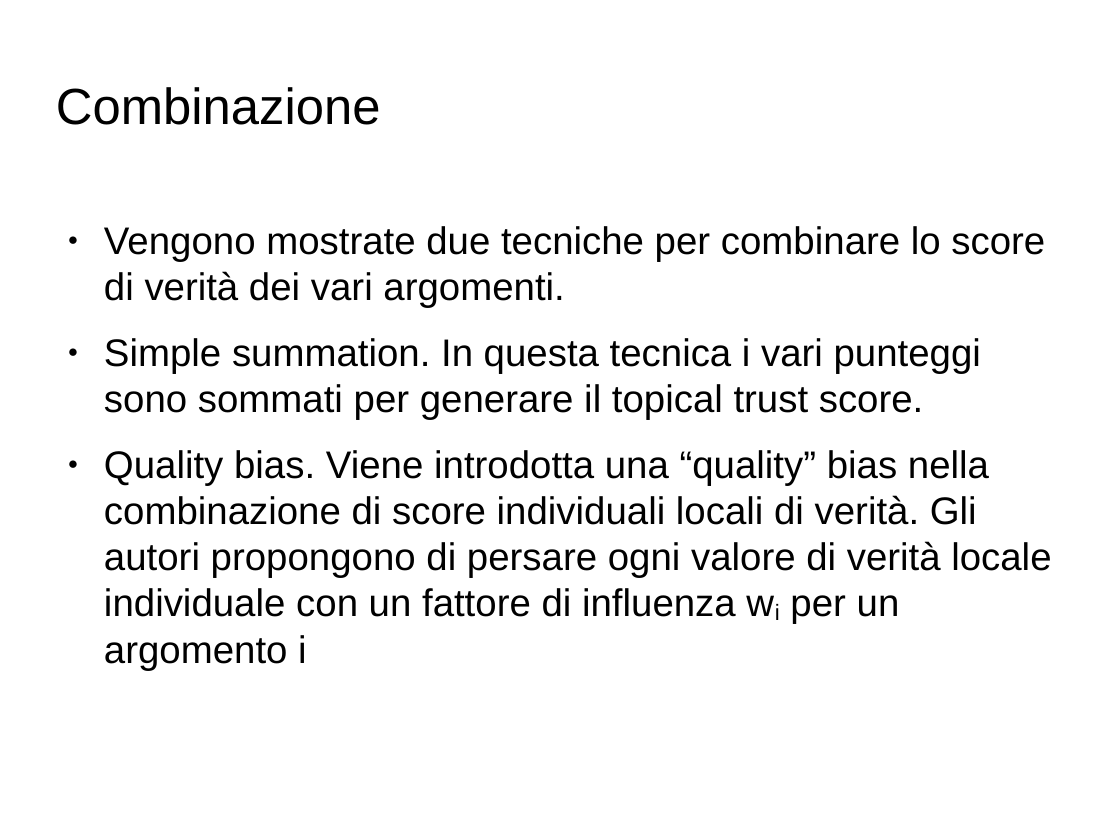
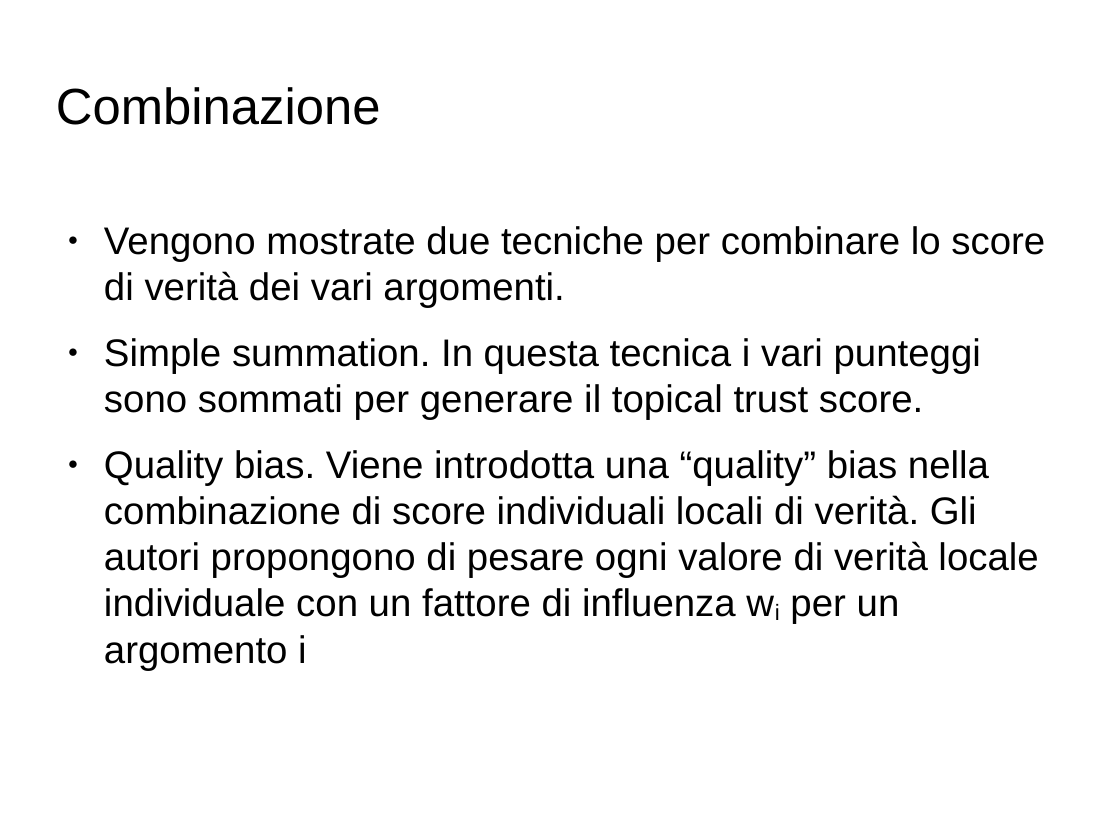
Before and after one commit to Toolanto/presentation, a slide deck: slide 115 of presentazione.odp. Drawn at 1120x840 pixels with LibreOffice and Linux fonts; fonts in the diff are those of the drawing; background and template pictures are left out. Boxes give left, top, right and bottom in pixels: in the first picture for what was removed or moved away, otherwise in the second. Text is boxed around its words. In the diff, an @@ line names an element or a change of style, - is before the commit and + after.

```diff
--- a/presentazione.odp
+++ b/presentazione.odp
@@ text at [104, 450, 1038, 670]: text changed @@
-● Quality bias. Viene introdotta una “quality” bias nella combinazione di score individuali locali di verità. Gli autori propongono di persare ogni valore di verità locale individuale con un fattore di influenza wi per un argomento i
+● Quality bias. Viene introdotta una “quality” bias nella combinazione di score individuali locali di verità. Gli autori propongono di pesare ogni valore di verità locale individuale con un fattore di influenza wi per un argomento i
```
Also in this commit, not shown: 51 other slides changed, 12 slides added, 4 slides removed, 1 other file.
